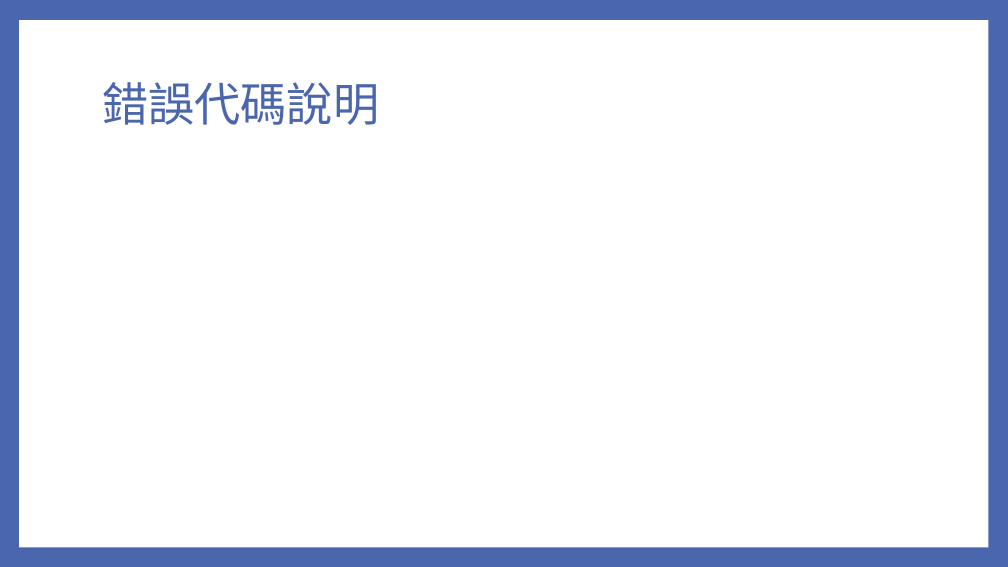
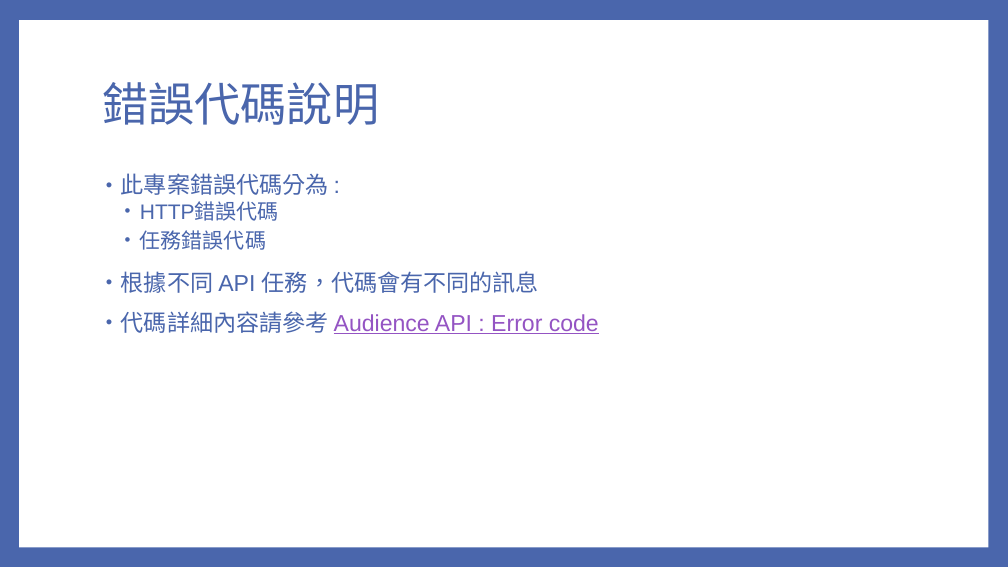
Before and after one commit to ychuang789/labelapi, a slide deck: slide 11 of Audience API v2.pptx (slide 9 before the commit). Drawn at 1008x567 pixels with LibreOffice and Linux fonts; fonts in the diff are those of the drawing. Boxes give left, top, right and bottom in pixels: in the first picture for what was removed or moved away, otherwise in the second. Text is boxed around its words. In the diff, an @@ line names an element or a change of style, - is before the commit and + after.

```diff
--- a/Audience API v2.pptx
+++ b/Audience API v2.pptx
@@ text added at bbox=[121, 173, 599, 334], 22 pt, text #4A66AC @@
+• 此專案錯誤代碼分為 :
+  • HTTP錯誤代碼
+  • 任務錯誤代碼
+• 根據不同 API 任務，代碼會有不同的訊息
+• 代碼詳細內容請參考 Audience API : Error code
```
Also in this commit, not shown: 6 other slides changed, 3 slides added, 2 other files.
